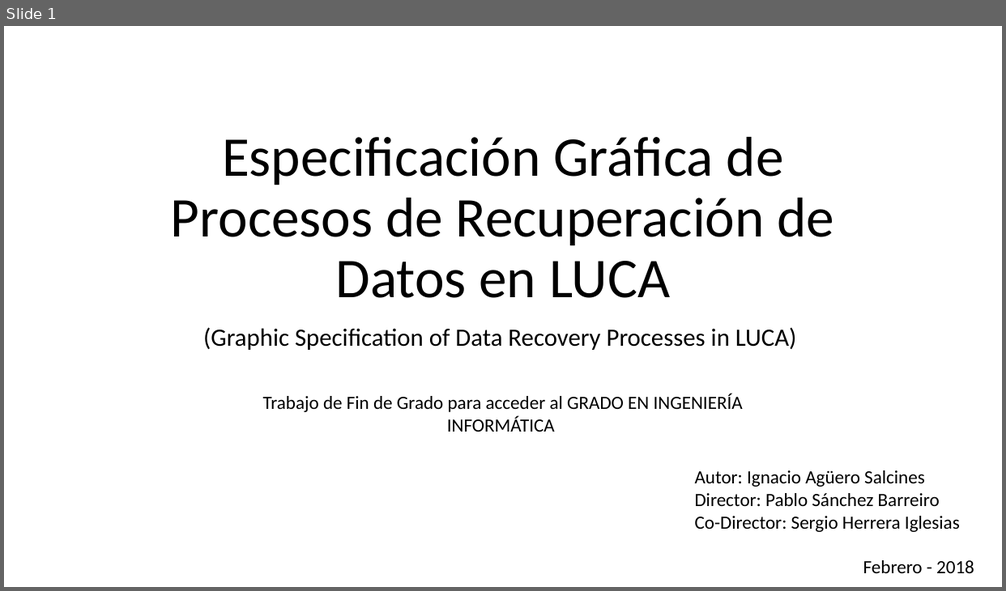
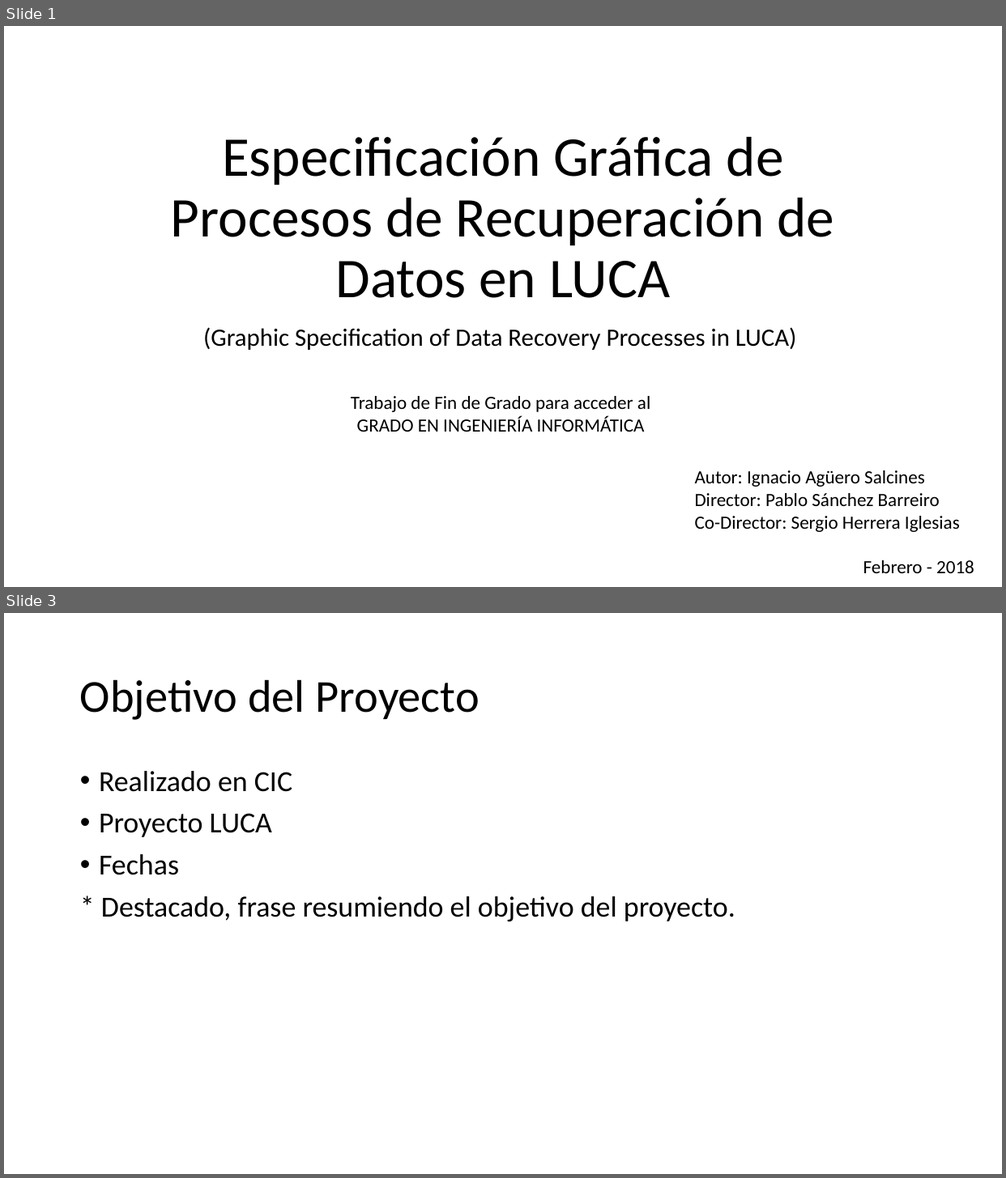
Before and after one commit to IgnacioAgueroSalcines/TFGProcessDocumentation, a slide deck: presentacion/Presentació1.pptx. Shown one above the other, each under a label of ours: slide 1 before the commit, slides 1 and 3 after it; the slides between them are not shown. The pictures are 1006x591 and 1006x1178 pixels, drawn with LibreOffice and Linux fonts; fonts in the diff are those of the drawing. Boxes give left, top, right and bottom in pixels: in the first picture for what was removed or moved away, otherwise in the second. Text is boxed around its words. In the diff, an @@ line names an element or a change of style, - is before the commit and + after.

Commit message:
Añadir esquema presentación
Añadido el esquema de la presentación para el Trabajo Fin de Grado.

```diff
--- a/presentacion/Presentació1.pptx
+++ b/presentacion/Presentació1.pptx
@@ slide 3 added at bbox=[4, 613, 1002, 1174], background #FFFFFF @@
@@ title added at bbox=[80, 679, 479, 720], 44 pt, text #000000 @@
+Objetivo del Proyecto
@@ text added at bbox=[99, 771, 735, 922], 28 pt, text #000000 @@
+• Realizado en CIC
+• Proyecto LUCA
+• Fechas
+* Destacado, frase resumiendo el objetivo del proyecto.
@@ slide 1 changed as well @@
@@ text at bbox=[351, 396, 650, 432]: text changed @@
-Trabajo de Fin de Grado para acceder al GRADO EN INGENIERÍA INFORMÁTICA
+Trabajo de Fin de Grado para acceder al
+GRADO EN INGENIERÍA INFORMÁTICA
```
Also in this commit, not shown: 2 other slides added, 1 other file.
